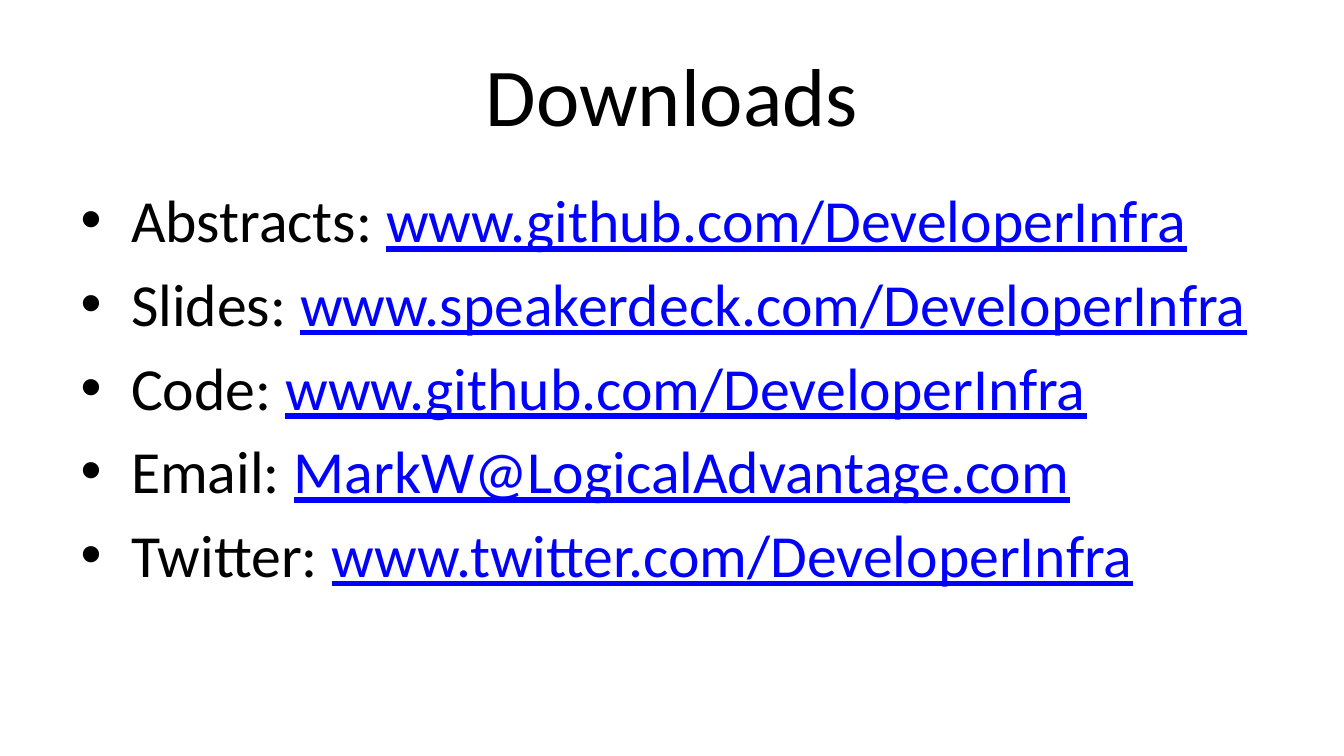
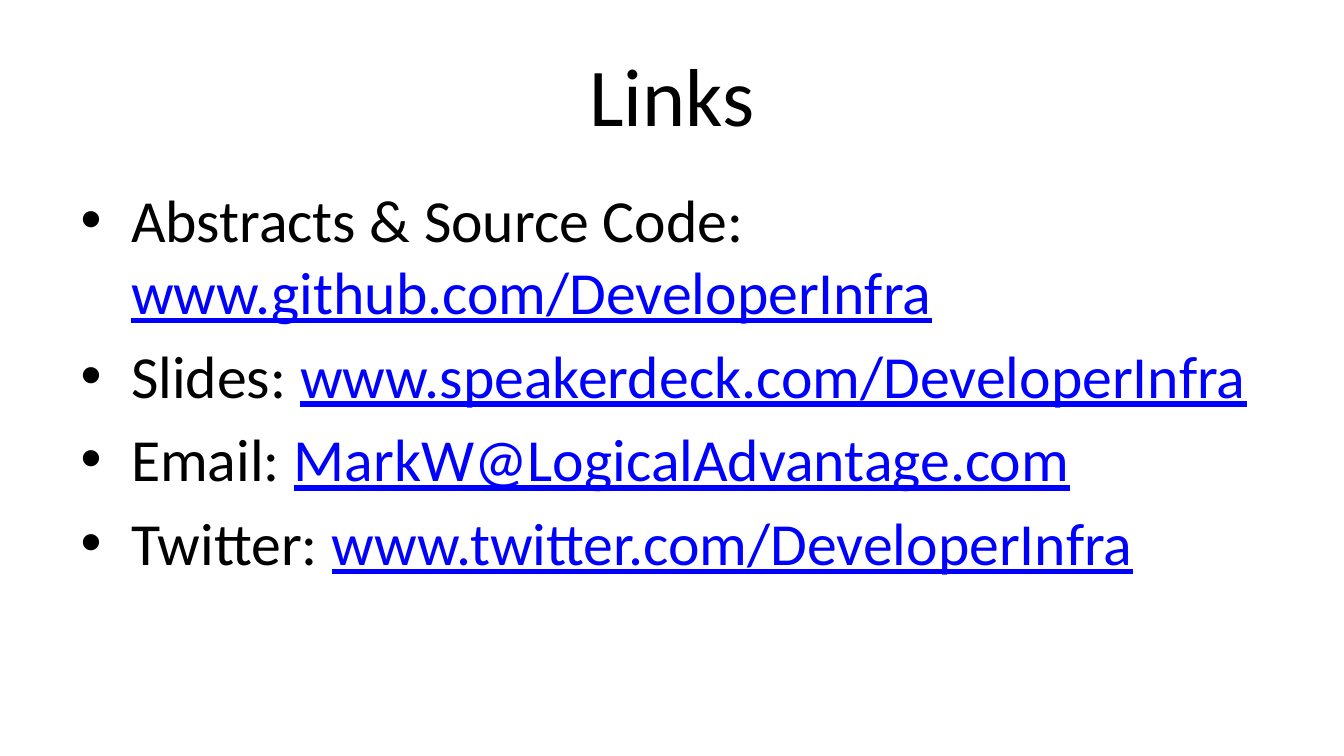
Before and after one commit to DeveloperInfra/Bookshelf-poc, a slide deck: slide 18 of slides/Build Windows Store Apps using Javascript.pptx (slide 17 before the commit). Drawn at 1344x756 pixels with LibreOffice and Linux fonts; fonts in the diff are those of the drawing; background and template pictures are left out. Boxes give left, top, right and bottom in pixels: in the first picture for what was removed or moved away, otherwise in the second. Text is boxed around its words. In the diff, an @@ line names an element or a change of style, - is before the commit and + after.

```diff
--- a/slides/Build Windows Store Apps using Javascript.pptx
+++ b/slides/Build Windows Store Apps using Javascript.pptx
@@ title at box(589, 69, 754, 127): text changed @@
-Downloads
+Links
@@ text at box(131, 200, 931, 325): text changed @@
-• Abstracts: www.github.com/DeveloperInfra
+• Abstracts & Source Code: www.github.com/DeveloperInfra
@@ text at box(131, 368, 1085, 421): paragraph removed @@
-• Code: www.github.com/DeveloperInfra
```
Also in this commit, not shown: 2 other slides changed, 1 slide added.
